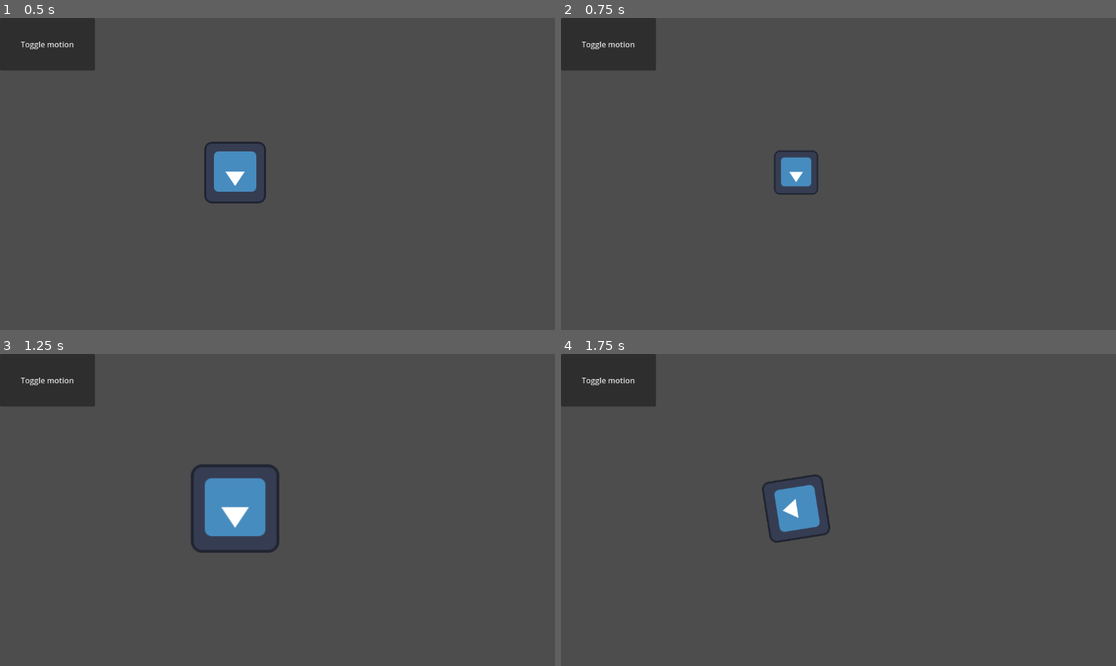
Above: before the commit, frames 1-4 (two rows, left to right).
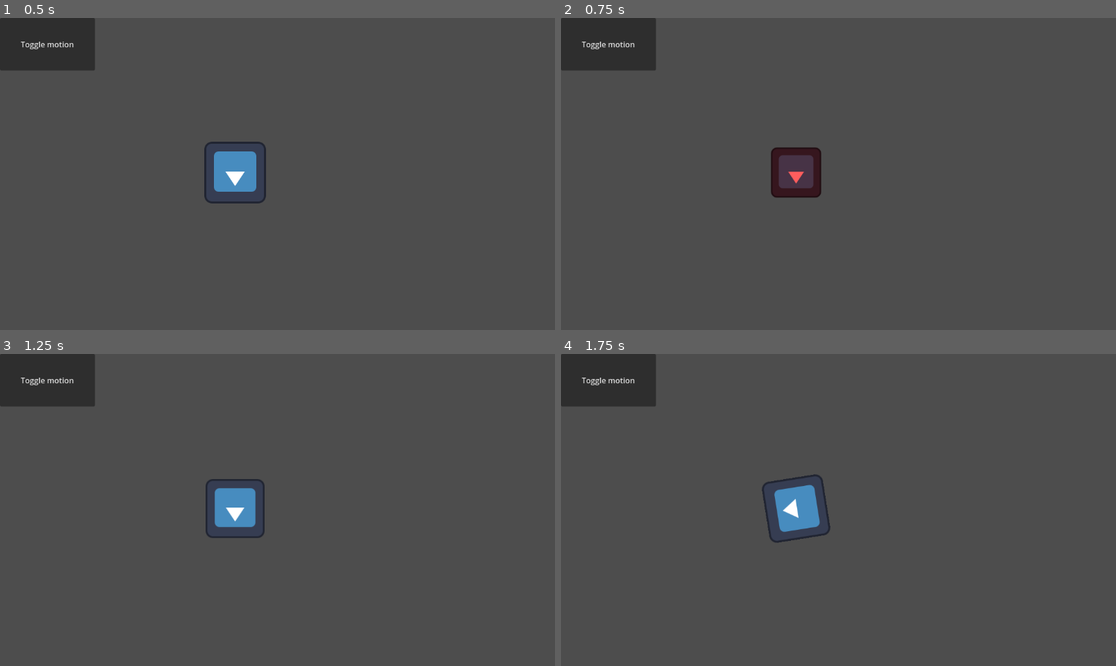
Above: after the commit, the same moments.

Repository: rdlancas95/duck_game
Game: Godot game, scene res://node_2d.tscn
Two runs of this game, one before a commit and one after it. Both use one fixed random seed, a clock stepped at 60 frames per second and the inputs below. The project has no main scene, so this scene is started directly. The engine's default icon, where the game draws it, is replaced by a stand-in: a white triangle on a blue panel in a dark square.
Inputs (mouse positions are in pixels of both pictures, inside the frame that each line leads up to):
- Up to frame 1 (0.5 s): no input
- Up to frame 2 (0.75 s): click (794, 170) at 0.5 s
- Up to frame 3 (1.25 s): no input
- Up to frame 4 (1.75 s): hold Right (ui_right) from 1.28 s (still down)

Frame 1 is identical in both runs. In frame 2, 1.3% of the frame differs, in the area x 37-47%, y 41-58%; in frame 3, 2.0%, in the area x 34-51%, y 35-64%; in frame 4, nothing differs.

Commit message:
first commit

Diff:
--- a/sprite_2d.gd
+++ b/sprite_2d.gd
@@ -19,8 +19,10 @@
 func on_health_changed(old_health, new_health):
 	var screenshake = true
 	var tween = create_tween()
-	tween.tween_property(self, "scale", Vector2(.5,.5), .32)
-	tween.tween_property(self, "scale", Vector2(1.5,1.5), .32)
+	self.modulate = Color(1,0,0,1)
+	tween.parallel().tween_property(self, 'modulate', Color(1,1,1,1), .5)
+	tween.parallel().tween_property(self, "scale", Vector2(.5,.5), .5)
+	tween.tween_property(self, "scale", Vector2(1.3,1.3), .32)
 	tween.tween_property(self, "scale", Vector2(1,1), .32)
 
 	#tween.tween_property($Sprite2D, "scale", Vector2(2,2), 1)
Not shown, added: README.md
